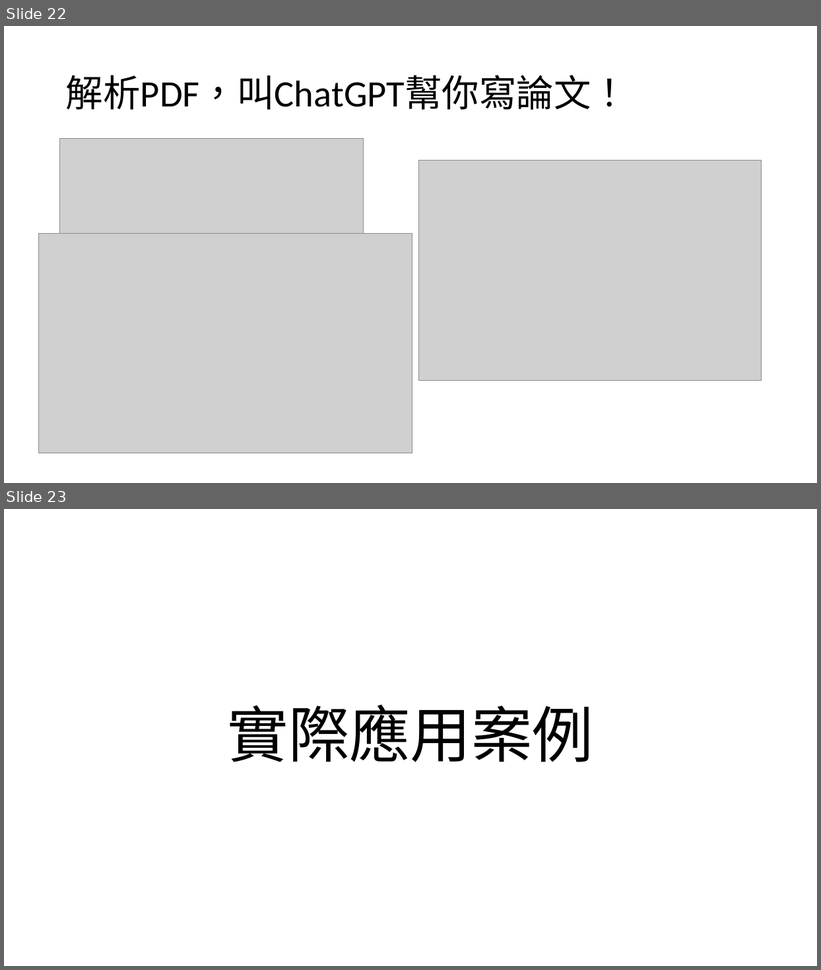
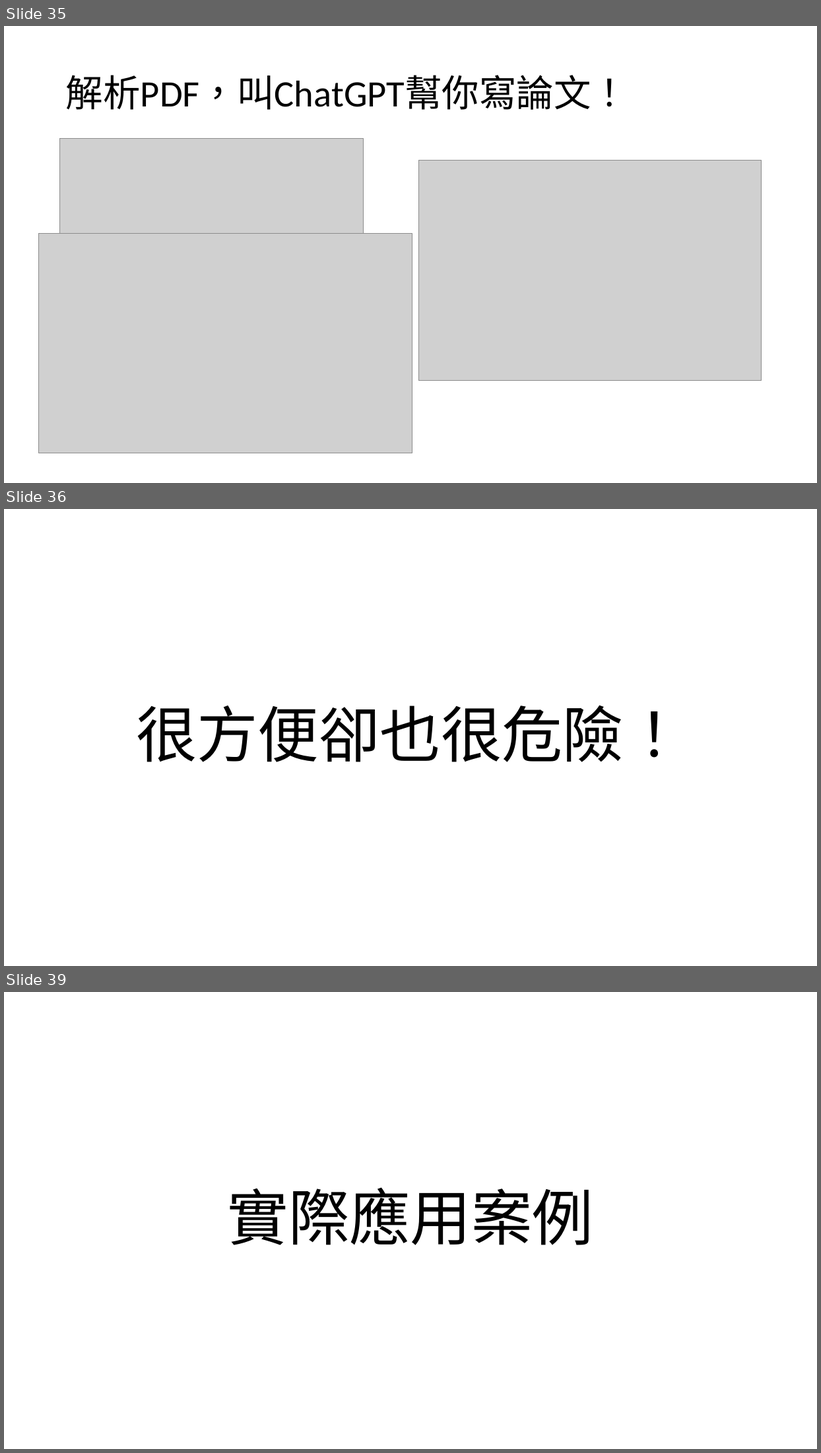
Before and after one commit to 10994015/0927speech, a slide deck: ppt草稿.pptx. Shown one above the other, each under a label of ours: slides 22 and 23 before the commit, slides 35, 36 and 39 after it; the slides between them are not shown. The pictures are 821x970 and 821x1453 pixels, drawn with LibreOffice and Linux fonts; fonts in the diff are those of the drawing; grey boxes stand for pictures. Boxes give left, top, right and bottom in pixels: in the first picture for what was removed or moved away, otherwise in the second. Text is boxed around its words. In the diff, an @@ line names an element or a change of style, - is before the commit and + after.

```diff
--- a/ppt草稿.pptx
+++ b/ppt草稿.pptx
@@ slide 36 added at box(4, 509, 817, 966), background #FFFFFF @@
@@ title added at box(136, 705, 685, 762), 72 pt, text #000000 @@
+很方便卻也很危險！
@@ what was slide 22 is now slide 35 @@
@@ what was slide 23 is now slide 39 @@
```
Also in this commit, not shown: 1 slide changed, 15 other slides added, 16 other files.
